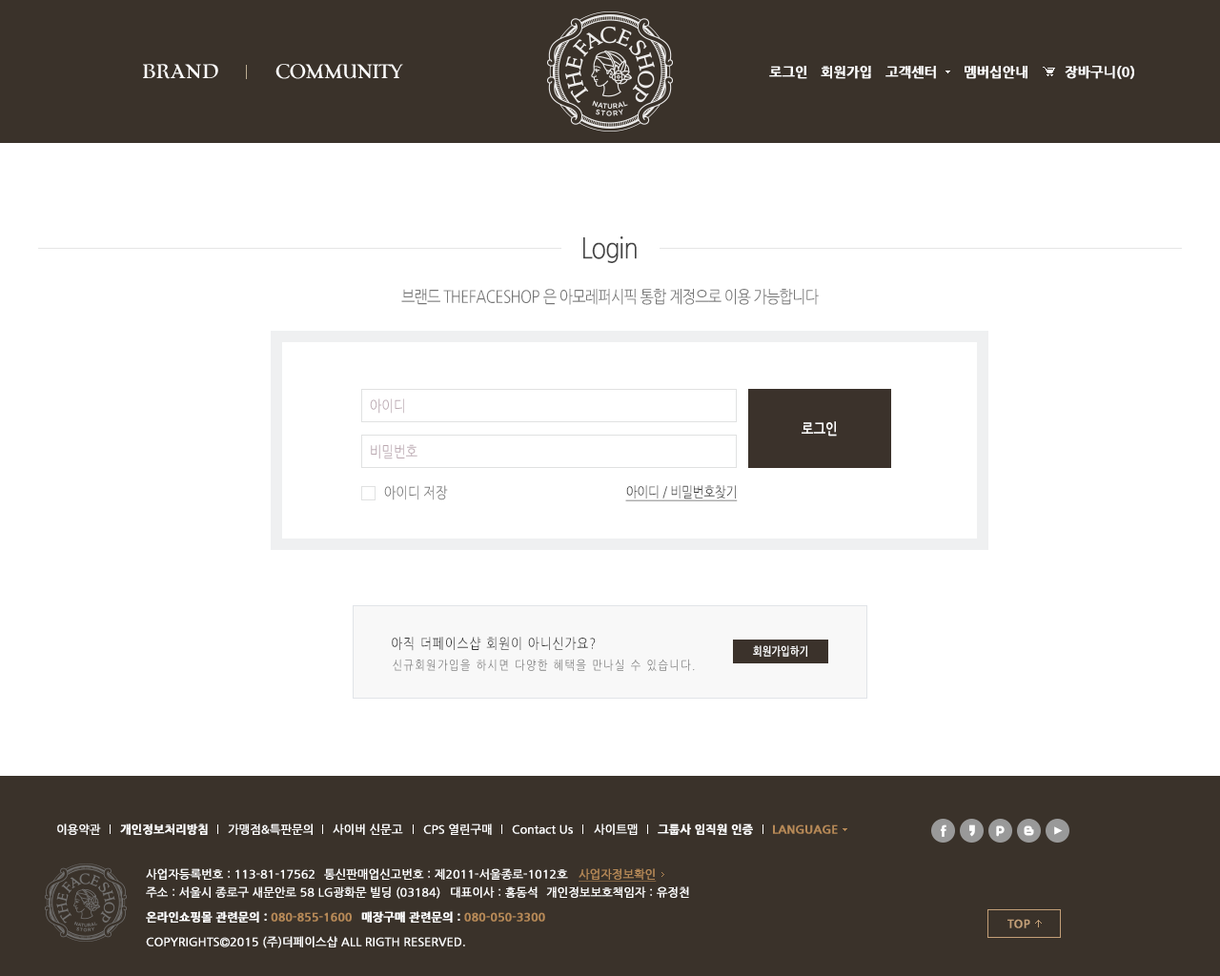
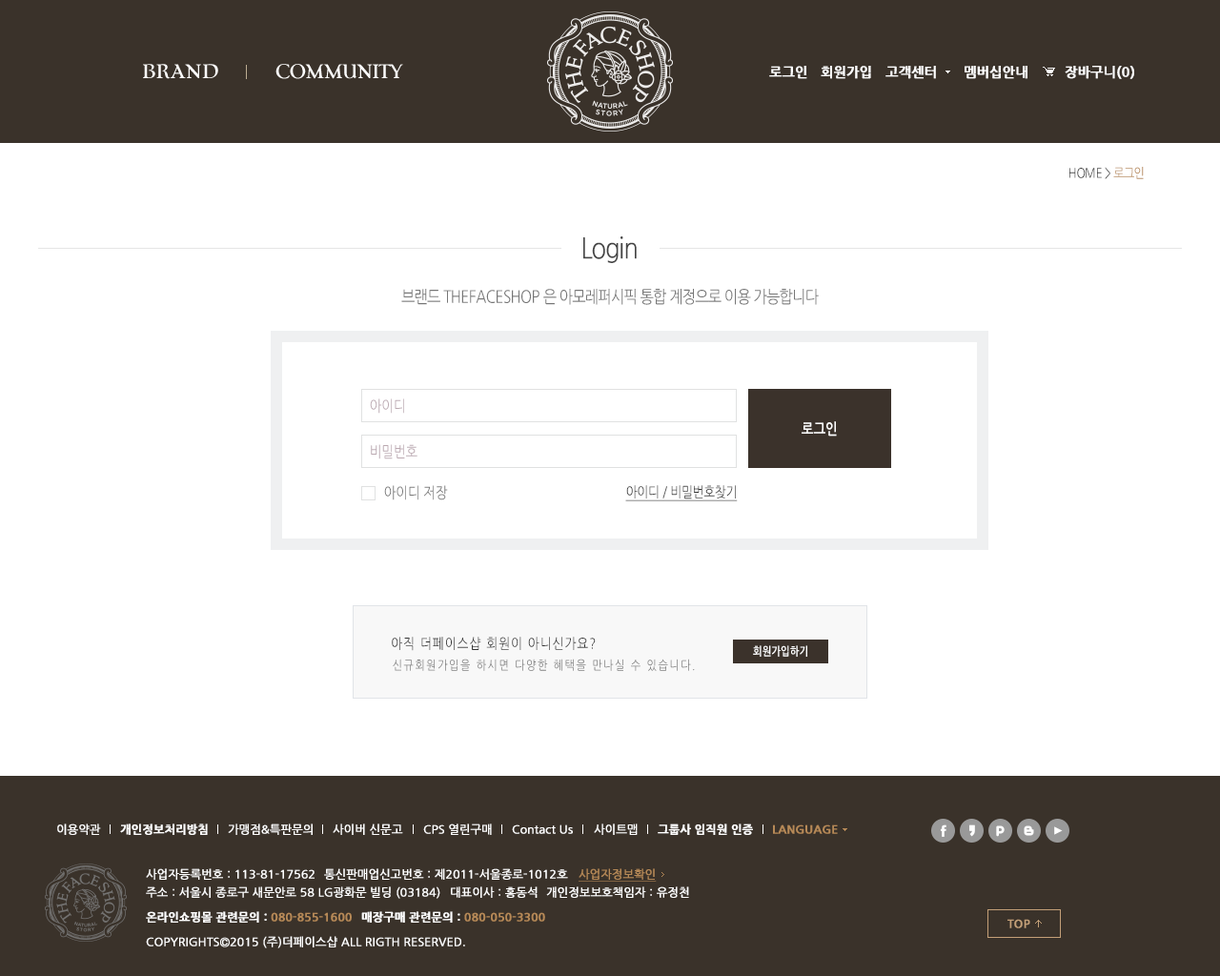
Layer changes from the first w=1220, h=976 image to the second:
added group "nav" with 1 layers above "container" over [left=1069, top=166, right=1145, bottom=180]
added layer "HOME > 로그인" in group "nav" over [left=1069, top=166, right=1145, bottom=180]
